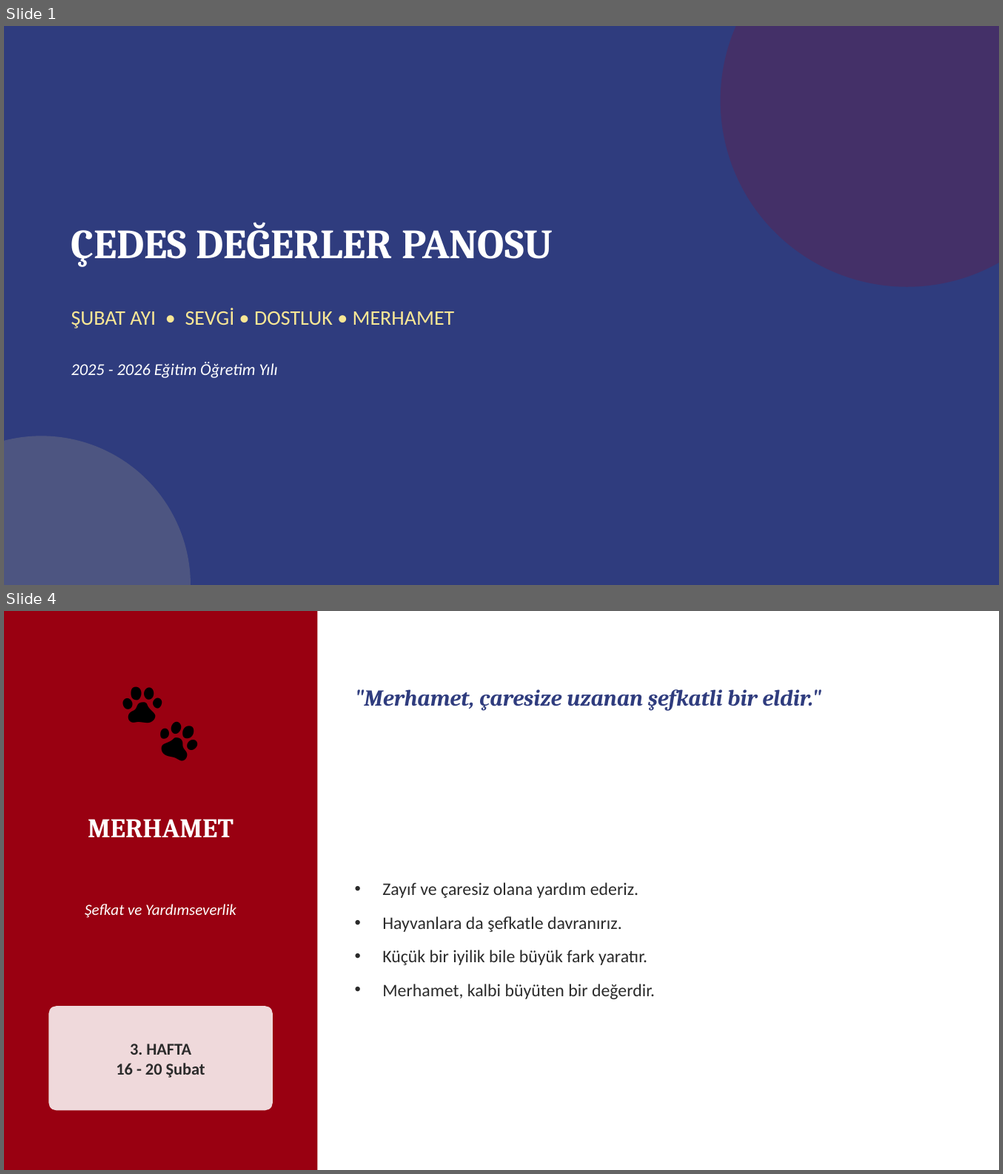
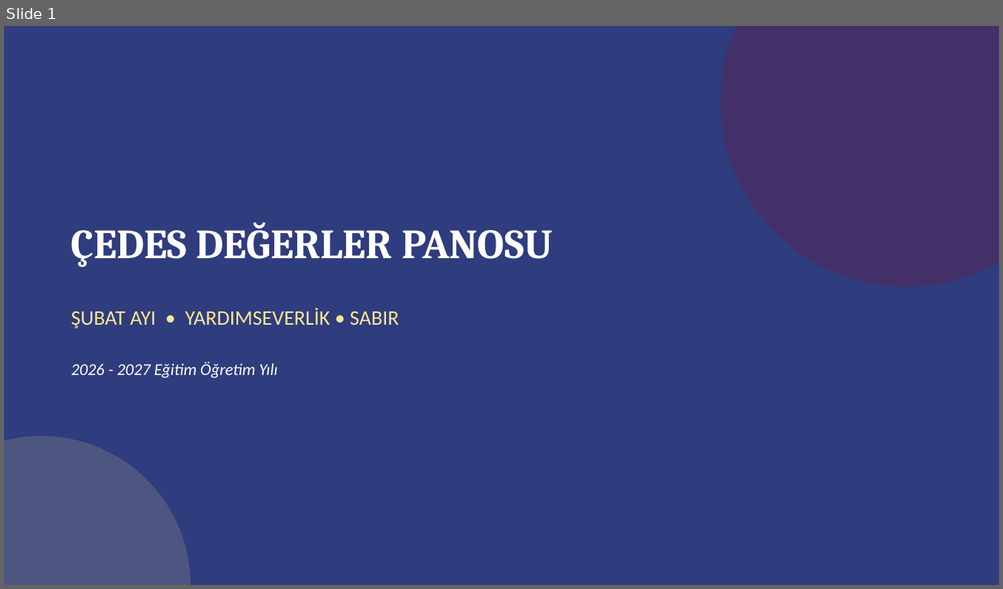
Before and after one commit to oogretmen1-tech/oogretmen1-tech.github.io, a slide deck: subat-cedes-pano.pptx. Shown one above the other, each under a label of ours: slides 1 and 4 before the commit, slide 1 after it; the slides between them are not shown. The pictures are 1003x1174 and 1003x589 pixels, drawn with LibreOffice and Linux fonts; fonts in the diff are those of the drawing. Boxes give left, top, right and bottom in pixels: in the first picture for what was removed or moved away, otherwise in the second. Text is boxed around its words. In the diff, an @@ line names an element or a change of style, - is before the commit and + after.

```diff
--- a/subat-cedes-pano.pptx
+++ b/subat-cedes-pano.pptx
@@ slide 4 removed at bbox=[4, 611, 999, 1170], background #FFFFFF @@
@@ rectangle removed at bbox=[4, 611, 317, 1170] @@
@@ text removed at bbox=[26, 648, 295, 783] @@
-🐾
@@ text removed at bbox=[355, 689, 821, 711] @@
-"Merhamet, çaresize uzanan şefkatli bir eldir."
@@ text removed at bbox=[88, 819, 233, 837] @@
-MERHAMET
@@ text removed at bbox=[382, 883, 654, 999] @@
-• Zayıf ve çaresiz olana yardım ederiz.
-• Hayvanlara da şefkatle davranırız.
-• Küçük bir iyilik bile büyük fark yaratır.
-• Merhamet, kalbi büyüten bir değerdir.
@@ text removed at bbox=[85, 904, 236, 918] @@
-Şefkat ve Yardımseverlik
@@ rounded rectangle removed at bbox=[48, 1006, 273, 1111] @@
@@ text removed at bbox=[116, 1044, 205, 1078] @@
-3. HAFTA
-16 - 20 Şubat
@@ slide 1 changed as well @@
@@ text at bbox=[71, 308, 398, 329]: text changed @@
-ŞUBAT AYI • SEVGİ • DOSTLUK • MERHAMET
+ŞUBAT AYI • YARDIMSEVERLİK • SABIR
@@ text at bbox=[71, 362, 278, 378]: text changed @@
-2025 - 2026 Eğitim Öğretim Yılı
+2026 - 2027 Eğitim Öğretim Yılı
```
Also in this commit, not shown: 2 other slides changed, 1 slide added, 1 other slide removed, 40 other files.
